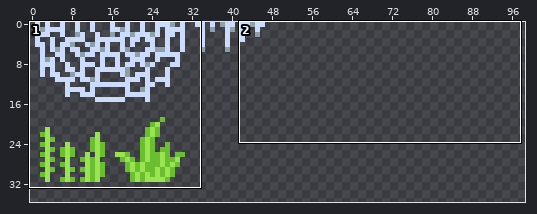
Edited in one commit: sprite sheet (sprites/tileset/ts_decor.png). The picture above shows the old version from afar; the outline marks the close-up.
Close-up. As it was:
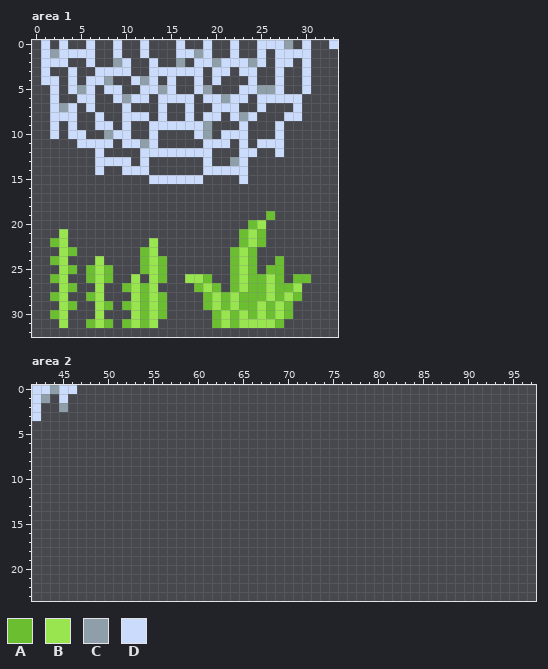
The file is 192x64 pixels. Shown: area 1: x 0..33, y 0..32; area 2: x 42..97, y 0..23. The wide view leaves out empty margins.
Palette (. is transparent): A #6abe30  B #99e550  C #8f9fa9  D #cbdbfc
New version:
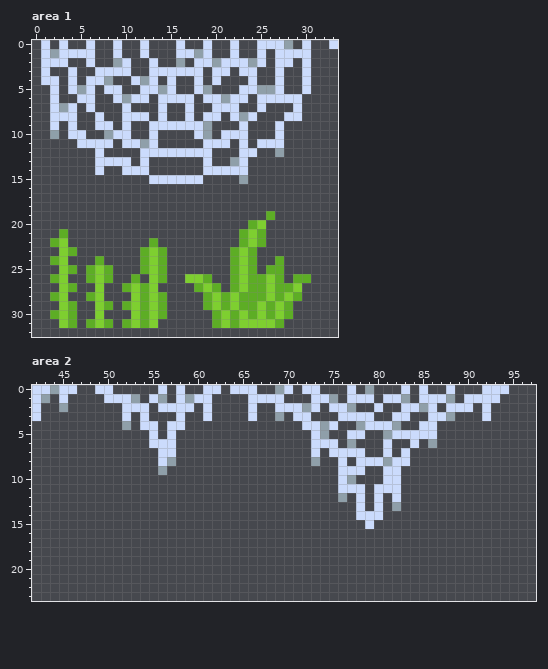
Diff:
colour A: #6abe30 -> #5dad25
colour B: #99e550 -> #7ecf30
Changed rows in their new state; - is a pixel that keeps its letter.
Area 1:
first column x 2:
10 C-------------------------
12 -------------------------C
15 ---------------------C----
first column x 3:
21 A-----------
22 ----------A-
23 -----------A
24 ----A-------
26 --------A---
first column x 4:
30 A
31 A
Area 2:
first column x 49:
 0 DD-----D-D--DD-DDD--CD-DD---D-C---D-D--D---DDD
 1 -DDDC-DC-DCDD----DDDD---DDC-DDD-DDC-DDDC-DDDD-
 2 ---DDD-DDDD-D----D--DDDCD-DDC--D--DDCD-DDD-D--
 3 ---D-D---D--D----D--C-DD---DDDD--DD--DDC---D--
 4 ---C-DD-DD-------------DDCD--CDDDC--DD--------
 5 ------D-D---------------DC--DD--CDDDDD--------
 6 ------DDD---------------DDD-C---D--D-C--------
 7 -------DD---------------D-DDDD--D-D-----------
 8 -------DC---------------C--D-DDDCDD-----------
 9 -------C-------------------DDD--DD------------
10 ---------------------------DC---DD------------
11 ---------------------------DDD-DDD------------
12 ---------------------------C-D-D-D------------
13 -----------------------------D-D-C------------
14 -----------------------------DDD--------------
15 ------------------------------D---------------
Where, in picture pixels (left, top, right, bottom), the same in both close-ups:
changed: (50, 130, 59, 139)
changed: (275, 148, 284, 157)
changed: (50, 175, 311, 328)
added: (95, 385, 509, 529)
